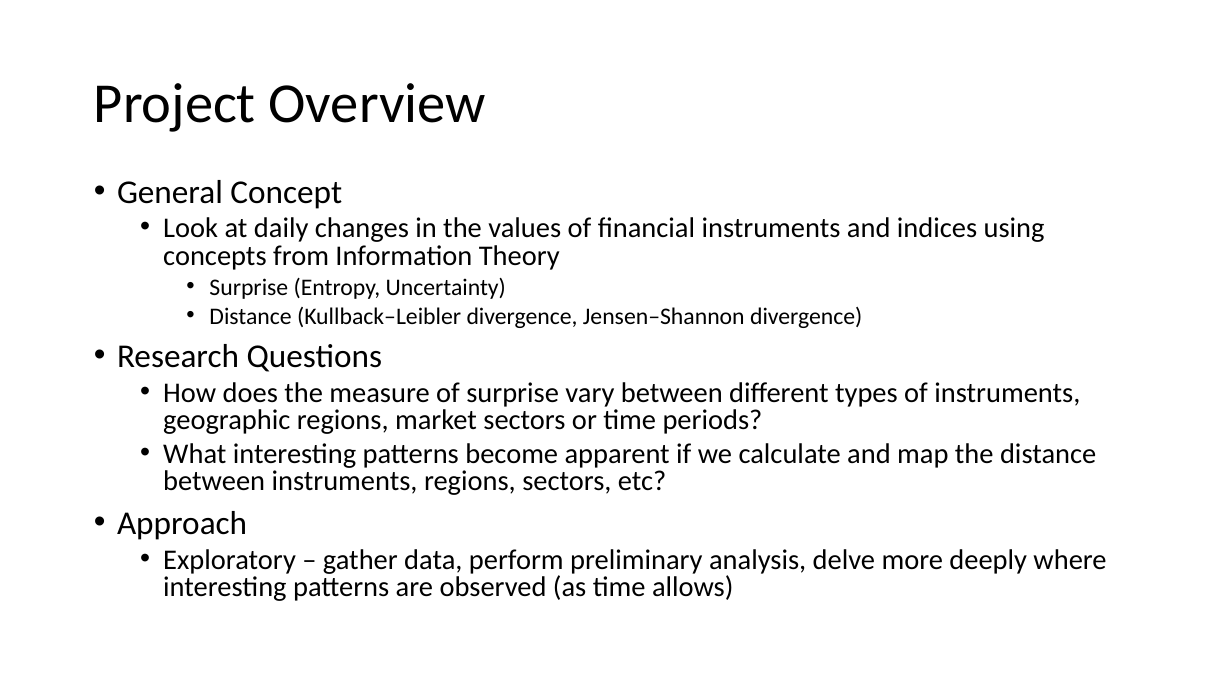
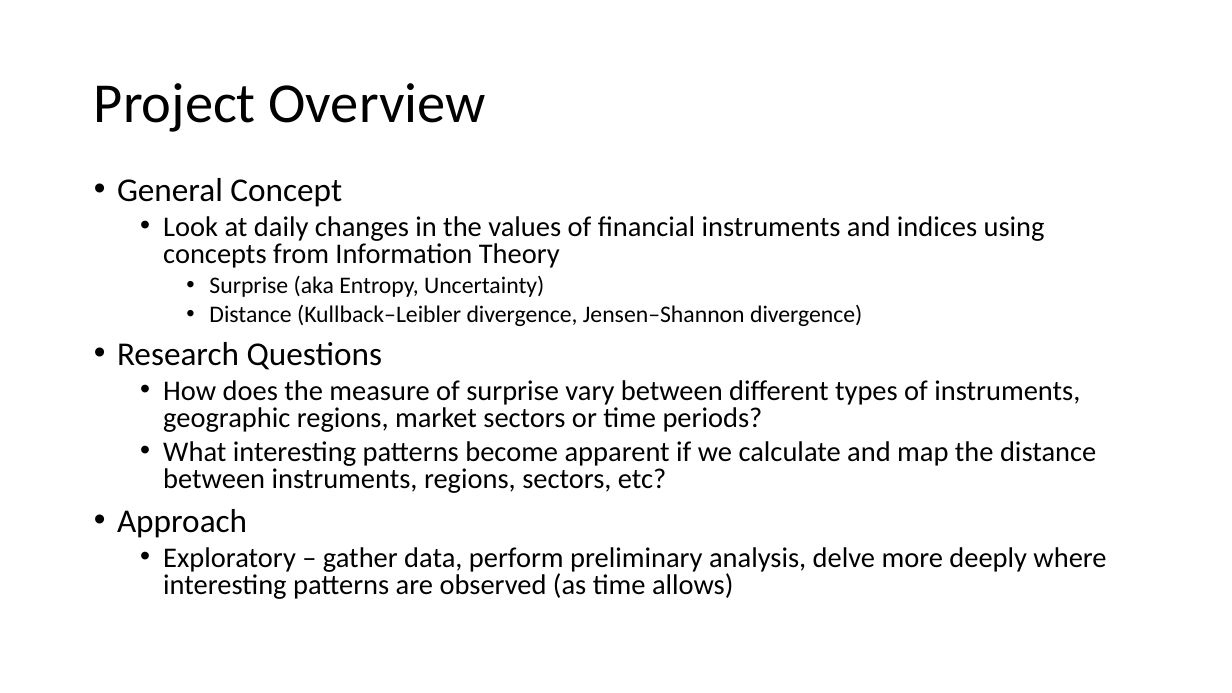
Before and after one commit to smccaula/LSSP_Hackathon, a slide deck: slide 2 of slides/hackathon.pptx. Drawn at 1232x693 pixels with LibreOffice and Linux fonts; fonts in the diff are those of the drawing. Boxes give left, top, right and bottom in pixels: in the first picture for what was removed or moved away, otherwise in the second. Text is boxed around its words. In the diff, an @@ line names an element or a change of style, - is before the commit and + after.

```diff
--- a/slides/hackathon.pptx
+++ b/slides/hackathon.pptx
@@ text at bbox=[209, 276, 544, 297]: text changed @@
-    • Surprise (Entropy, Uncertainty)
+    • Surprise (aka Entropy, Uncertainty)
```
Also in this commit, not shown: 3 other slides changed, 1 slide added.
